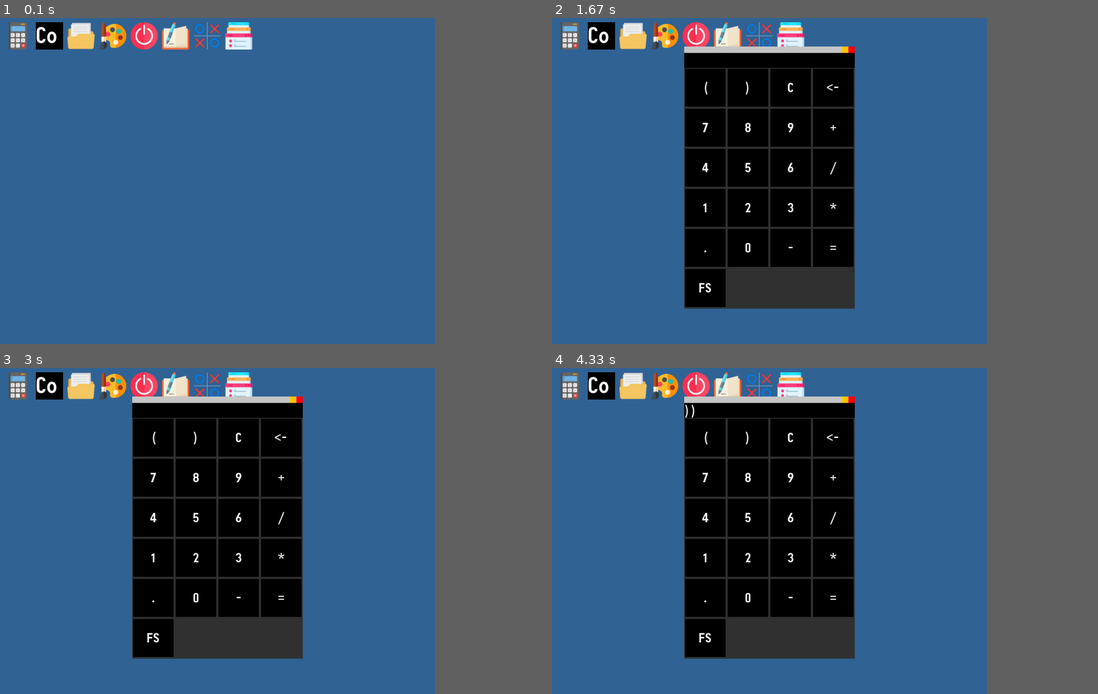
Above: before the commit, frames 1-4 (two rows, left to right).
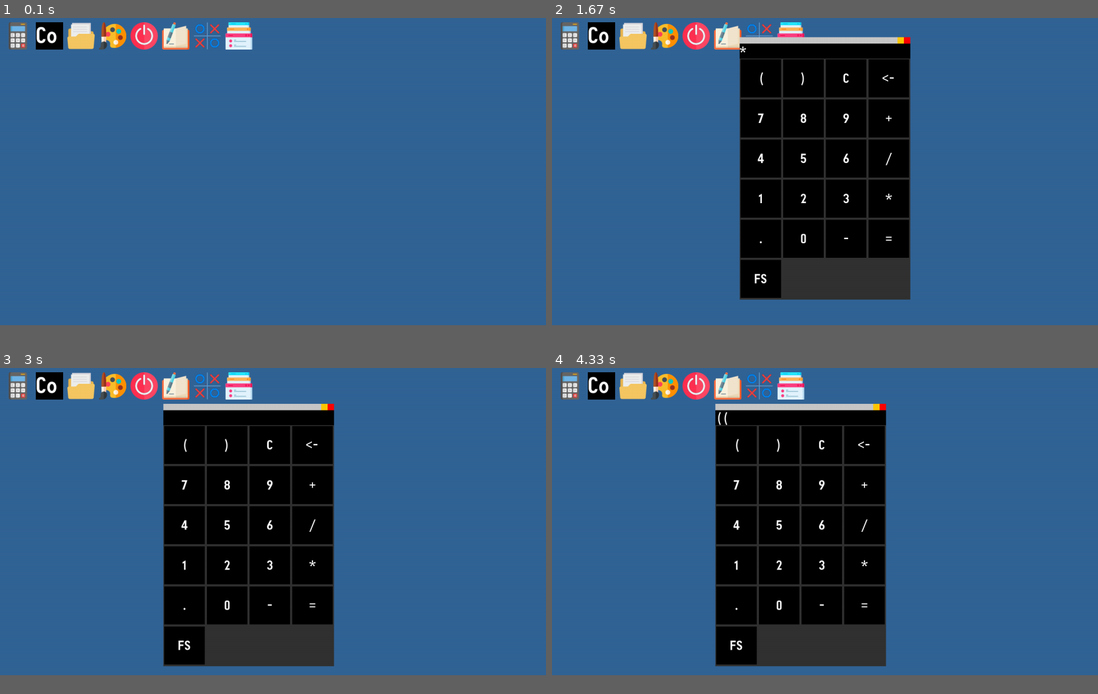
Above: after the commit, the same moments.

Repository: milktheinternet/pygameVOS
Game: pygame game, started from vos.py
The game is run twice, just before and just after one commit, with the same random seed, the same clock (stepped at 60 frames per second) and the same inputs.
Inputs (mouse positions are in pixels of both pictures, inside the frame that each line leads up to):
- Up to frame 1 (0.1 s): no input
- Up to frame 2 (1.67 s): press the mouse at (568, 34) at 0.37 s; move the mouse to (704, 148) at 0.47 s; release the mouse at (841, 262) at 0.6 s; click (879, 194) at 0.72 s; press the mouse at (803, 76) at 1.03 s; move the mouse to (917, 164) at 1.13 s; release the mouse at (1032, 249) at 1.27 s; press the mouse at (890, 76) at 1.37 s; move the mouse to (797, 174) at 1.47 s; release the mouse at (704, 269) at 1.6 s
- Up to frame 3 (3 s): press the mouse at (251, 426) at 1.7 s; move the mouse to (185, 498) at 1.8 s; release the mouse at (120, 570) at 1.93 s; press the mouse at (251, 426) at 2.03 s; move the mouse to (365, 416) at 2.13 s; release the mouse at (475, 403) at 2.27 s; press the mouse at (273, 390) at 2.37 s; move the mouse to (262, 397) at 2.47 s; release the mouse at (245, 407) at 2.6 s; press the mouse at (267, 442) at 2.7 s; move the mouse to (338, 439) at 2.8 s; release the mouse at (409, 436) at 2.93 s
- Up to frame 4 (4.33 s): press the mouse at (781, 442) at 3.03 s; move the mouse to (825, 472) at 3.13 s; release the mouse at (868, 501) at 3.27 s; press the mouse at (863, 442) at 3.37 s; move the mouse to (764, 478) at 3.47 s; release the mouse at (672, 514) at 3.6 s; press the mouse at (737, 442) at 3.7 s; move the mouse to (786, 537) at 3.8 s; release the mouse at (835, 632) at 3.93 s; press the mouse at (737, 442) at 4.03 s; move the mouse to (874, 426) at 4.13 s; release the mouse at (1016, 410) at 4.27 s
The window is 717x537 before the commit and 900x506 after it. Grey fills any space a smaller window leaves; there, only what the larger window draws over its background counts as a difference.

The runs differ from the first frame. In frame 2, 22% of the frame differs, in the area x 24-66%, y 5-90%; in frame 3, 16%; in frame 4, 16%.

Commit message:
Functional Pixel Art App. (Image viewer is obsolete)

Diff:
--- a/files/apps/Color Picker/app.py
+++ b/files/apps/Color Picker/app.py
@@ -3,10 +3,16 @@
 class MyApp(NodeApp):
     def __init__(self, vos):
         super().__init__(vos, "Color Picker", (255 + 100, 100))
+        self.callback = lambda color:self.vos.log("Color Picker returned",str(color))
 
     def on_run(self):
         super().on_run()
         self.setup_nodes()
+
+    def set_color(self, color):
+        self.color = color
+        for i in range(len(color)):
+            self.sliders[i].set_value(color[i])
 
     def setup_nodes(self):
         self.children = []
@@ -29,12 +35,14 @@
             slider = SliderNode(self, (0,y), (slw, slh+1), 255 if channel=='a' else 0, 255, rounded=True,
                                 fg=FG_CHANNEL[channel])
             text = TextNode(self, (0,y), (slw, slh+1), center=True, nobg=True)
-            def create_change_function(text_node):
+            def create_change_function(slider, text_node):
                 def func(val):
+                    self.last_slider = slider
                     text_node.text = str(val)
                 return func
-            slider.on_change = create_change_function(text)
+            slider.on_change = create_change_function(slider, text)
             self.sliders.append(slider)
+            self.last_slider = slider
             self.add(slider)
             self.add(text)
             y += slh
@@ -55,10 +63,21 @@
         self.view = pg.Surface((H, H), pg.SRCALPHA)
         self.vx, self.vy = (slw, 0)
 
+        self.vos.input.text = ""
+
     def update(self):
+        inp = self.vos.input
+        if inp.text:
+            try:
+                self.last_slider.value = int(str(self.last_slider.value)+inp.text)
+                if self.last_slider.value > 255:
+                    self.last_slider.value = 0
+                self.last_slider.on_change(self.last_slider.value)
+            except ValueError:pass
+            inp.text = ""
+
         color = tuple([slider.value for slider in self.sliders])
         self.color = color
-        #color = [round(c*color[-1]/255) for c in color]
         self.view.fill(color)
         super().update()
 
@@ -66,3 +85,10 @@
         self.render_nodes()
         super().render()
         self.vos.srf.blit(self.view, (self.x+self.vx, self.y+self.vy))
+
+    def minimize(self):
+        self.close()
+
+    def close(self):
+        if self.callback:self.callback(self.color)
+        super().close()
--- a/files/apps/Image Viewer/app.py
+++ b/files/apps/Image Viewer/app.py
@@ -4,8 +4,6 @@
     def __init__(self, vos):
         super().__init__(vos, "Image Viewer", (100, 100))
         self.desktop = False
-        for ext in 'png jpg jpeg'.split():
-            self.vos.open_with[ext] = self
 
     def open_path(self, path):
         app = self.run()
--- a/files/apps/Pixel Art/app.py
+++ b/files/apps/Pixel Art/app.py
@@ -1,5 +1,14 @@
 from vos import *
 from math import floor
+
+class Notify(TextNode):
+    def __init__(self, app, text):
+        super().__init__(app, text = text, center = True, nobg = True,
+                         size = (app.res[0], 50), font=app.vos.load_font(size=17))
+        self.start = self.vos.time
+    def update(self):
+        if self.vos.time - self.start > 1000:
+            self.app.children.remove(self)
 
 class Canvas(SurfaceNode):
     def __init__(self, app, size=(600, 600), cnvsize=(32,32), cb1=(100,100,100), cb2=(120,120,120)):
@@ -16,13 +25,52 @@
                     self.checkerboard.set_at((x,y), cb2)
         self.checkerboard = pg.transform.scale(self.checkerboard, self.size)
 
-    def draw(self, color=(0,0,0,255)):
-        x, y = self.app.mouse
+    def set_image(self, srf):
+        self.cnv = srf
+
+    def to_cnv(self, pos):
+        x, y = pos
         gx, gy = self.global_pos
         x = floor((x - gx)/self.size[0]*self.cnvw)
         y = floor((y - gy)/self.size[1]*self.cnvh)
-        if 0 <= x < self.cnvw and 0 <= y < self.cnvh:
-            self.cnv.set_at((x,y), color)
+        return x, y
+
+    def on_cnv(self, pos):
+        x, y = pos
+        return 0 <= x < self.cnvw and 0 <= y < self.cnvh
+
+    def draw(self, color, pos):
+        x, y = self.to_cnv(pos)
+        if self.on_cnv((x, y)):
+            self.cnv.set_at((x, y), color)
+
+    def line(self, color, from_pos, to_pos):
+        pg.draw.line(self.cnv, color, self.to_cnv(from_pos), self.to_cnv(to_pos))
+
+    def list2d(self):
+        return [[self.cnv.get_at((x,y)) for y in range(self.cnvh)] for x in range(self.cnvw)]
+
+    def fill(self, color, pos):
+        list2d = self.list2d()
+        x, y = self.to_cnv(pos)
+        if not self.on_cnv((x, y)):
+            return
+        target = list2d[x][y]
+
+        if target == color:
+            return
+
+        stack = [(x, y)]
+
+        while stack:
+            x, y = stack.pop()
+            if not self.on_cnv((x, y)):
+                continue
+            if list2d[x][y] == target:
+                self.cnv.set_at((x, y), color)
+                list2d[x][y] = color
+                for xm, ym in ((-1, 0), (1, 0), (0, 1), (0, -1)):
+                    stack.append((x + xm, y + ym))
 
     def render(self):
         self.srf.blit(self.checkerboard, (0,0))
@@ -32,6 +80,10 @@
 class MyApp(NodeApp):
     def __init__(self, vos):
         super().__init__(vos, "Pixel Art", (800, 600))
+
+        self.init_res = self.res
+        self.fs = False
+
         self.bg = (10, 10, 10)
         self.bg2 = (33, 33, 33)
         self.color = (200,200,200)
@@ -39,24 +91,90 @@
 
         self.draw_color = (0,0,0,255)
 
+        self.TOOL_DRAW, self.TOOL_FILL, self.TOOL_LINE = 'draw', 'fill', 'line'
+        self.tool = self.TOOL_DRAW
+
+        self.tool_line_start = None
+
+        self.cnv_size = (32, 32)
+
+        self.savepath = "tmp/export.png" # None
+
+        for ext in 'png jpg jpeg'.split():
+            self.vos.open_with[ext] = self
+
+    def notify(self, text):
+        self.add(Notify(self, text))
+
     def on_run(self):
         super().on_run()
         self.setup_nodes()
 
+    def set_color(self):
+        def callback(c):
+            self.draw_color = c
+        app = self.vos.get_app('Color Picker').run()
+        app.set_color(self.draw_color)
+        app.callback = callback
+
+    def set_tool(self, tool):
+        self.notify(f"Switched to {tool} tool.")
+        self.tool = tool
+
+    def btn_new(self):
+        def callback(resp):
+            try:
+                res = eval(resp)
+                if len(res) == 2 and isinstance(res[0], int) and isinstance(res[1], int):
+                    self.cnv_size = res
+                    self.setup_nodes()
+                else:self.btn_new()
+            except:self.btn_new()
+
+        self.prompt(callback, "Enter canvas size as (width, height):")
+
+    def open_path(self, path):
+        app = self.run()
+        img = app.vos.load_image(path, transparent=True)
+        if not img:
+            return
+
+        app.savepath = path
+        app.cnv_size = img.get_size()
+        app.setup_nodes()
+        app.cnv.set_image(img)
+
+    def save(self):
+        print('saved!')
+        if isinstance(self.savepath, str):
+            self.notify(self.savepath)
+            pg.image.save(self.cnv.cnv, self.vos.path+self.savepath)
+
+    def prompt(self, callback, prompt):
+        self.vos.get_app('Prompt').run(callback, prompt)
+        self.focus()
+
+    def fullscreen(self):
+        cnv = self.cnv.cnv
+        self.fs = not self.fs
+        self.resize(self.vos.res if self.fs else self.init_res)
+        self.setup_nodes()
+        self.cnv.set_image(cnv)
+
     def setup_nodes(self):
         self.children = []
 
-        self.cnv = Canvas(self, tuple([min(self.res)]*2), (32, 32))
+        self.cnv = Canvas(self, tuple([min(self.res)]*2), self.cnv_size)
         self.add(self.cnv)
 
         button_data = {
-            "save":lambda:None,
-            "open":lambda:None,
-            "color":lambda:None,
-            "pen":lambda:None,
-            "line":lambda:None,
-            "bucket":lambda:None,
-            "fullscreen":lambda:None
+            "save":self.save,
+            "new":lambda:(self.fullscreen() if self.fs else 0,self.btn_new()),
+            "color":self.set_color,
+            "pen":lambda:self.set_tool(self.TOOL_DRAW),
+            "line":lambda:self.set_tool(self.TOOL_LINE),
+            "fill":lambda:self.set_tool(self.TOOL_FILL),
+            "fullscreen":self.fullscreen
             }
 
         btn_w = self.res[0] - self.cnv.size[0]
@@ -64,15 +182,31 @@
 
         x, y = self.cnv.size[0], 0
 
+        self.btns = {}
         for text, on_press in button_data.items():
             btn = ButtonNode(self, pos=(x,round(y)), size=(btn_w, btn_h), text = text, center=True, on_press = on_press, font = self.font)
             self.add(btn)
+            self.btns[text] = btn
             y += btn_h
 
     def update(self):
+        super().update()
         inp = self.vos.input
-        if inp.click:
-            self.cnv.draw(self.draw_color)
+
+        if self.tool == self.TOOL_DRAW:
+            if inp.click:
+                self.cnv.draw(self.draw_color, self.mouse)
+
+        elif self.tool == self.TOOL_LINE:
+            if inp.click_inst:
+                self.line_tool_start = self.mouse
+            elif not inp.click and self.line_tool_start:
+                self.cnv.line(self.draw_color, self.line_tool_start, self.mouse)
+                self.line_tool_start = None
+
+        elif self.tool == self.TOOL_FILL:
+            if inp.click_inst:
+                self.cnv.fill(self.draw_color, self.mouse)
 
     def render(self):
         self.srf.fill(self.bg)
--- a/files/apps/Prompt/app.py
+++ b/files/apps/Prompt/app.py
@@ -8,10 +8,10 @@
         self.callback = lambda x:self.vos.log("No callback for prompt. Response:",x)
         self.prompt = "Enter text:"
 
-    def run(self, callback, prompt):
+    def run(self, callback=None, prompt=None):
         app = super().run()
-        app.callback = callback
-        app.prompt = prompt
+        if callback: app.callback = callback
+        if prompt: app.prompt = prompt
 
     def on_run(self):
         super().on_run()
@@ -49,8 +49,8 @@
             inp.text = ""
             self.resp_node.text = self.resp
             self.render_nodes()
-        if pg.K_BACKSPACE in inp.keys:
-            self.resp += self.resp[:-1]
+        if pg.K_BACKSPACE in inp.keys_inst:
+            self.resp = self.resp[:-1]
             self.resp_node.text = self.resp
             self.render_nodes()
 
--- a/files/apps/Unminimizer/app.py
+++ b/files/apps/Unminimizer/app.py
@@ -47,7 +47,7 @@
                 if btn['name']==app.name:
                     srf = btn['srf']
             if not srf:
-                srf = self.desk.makeIcon(self, app.name)
+                srf = self.desk.makeIcon(app.name)
 
             self.srf.blit(srf, (x,y))
             self.appbtns.append({"app":app, "rect":(x,y, self.size, self.size)})
--- a/node_apps.py
+++ b/node_apps.py
@@ -32,16 +32,20 @@
         self.parent = None
         self.x, self.y = pos
         self.orphan = True
+        self.visible = True
+        self.active = True
     @property
     def global_pos(self):
         x, y = self.parent.global_pos
         return self.x, self.y
     def update(self):
         for node in self.children:
-            node.update()
-    def render(self):
-        for node in self.children:
-            node.render()
+            if node.active:
+                node.update()
+    def render(self):
+        for node in self.children:
+            if node.visible:
+                node.render()
     def add(self, node):
         self.children.append(node)
         node.parent = self
@@ -75,6 +79,10 @@
         self.fg = fg
         self.changed = False
         self.dragging = False
+
+    def set_value(self, value):
+        self.value = value
+        self.on_change(value)
 
     def on_change(self, value):
         pass
--- a/vos.py
+++ b/vos.py
@@ -220,6 +220,6 @@
         pg.display.update()
 
 if __name__ == "__main__":
-    vos = VOS()
+    vos = VOS(res=None)
     vos.get_app("Desktop").run()
     vos.start()
Binary file added: files/tmp/export.png
